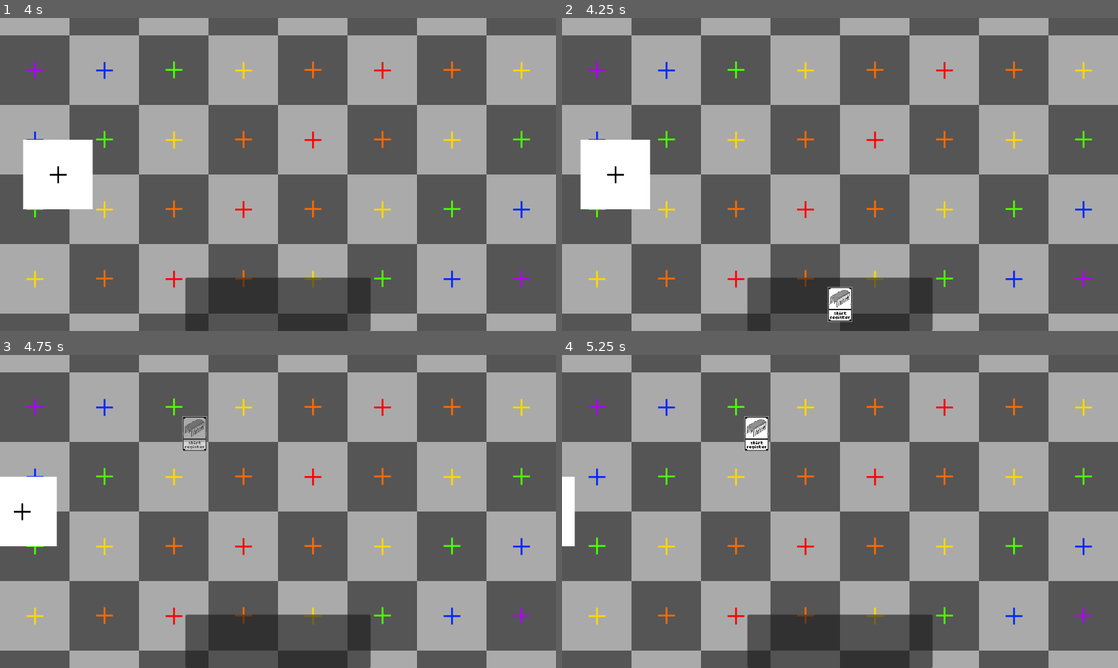
Above: before the commit, frames 1-4 (two rows, left to right).
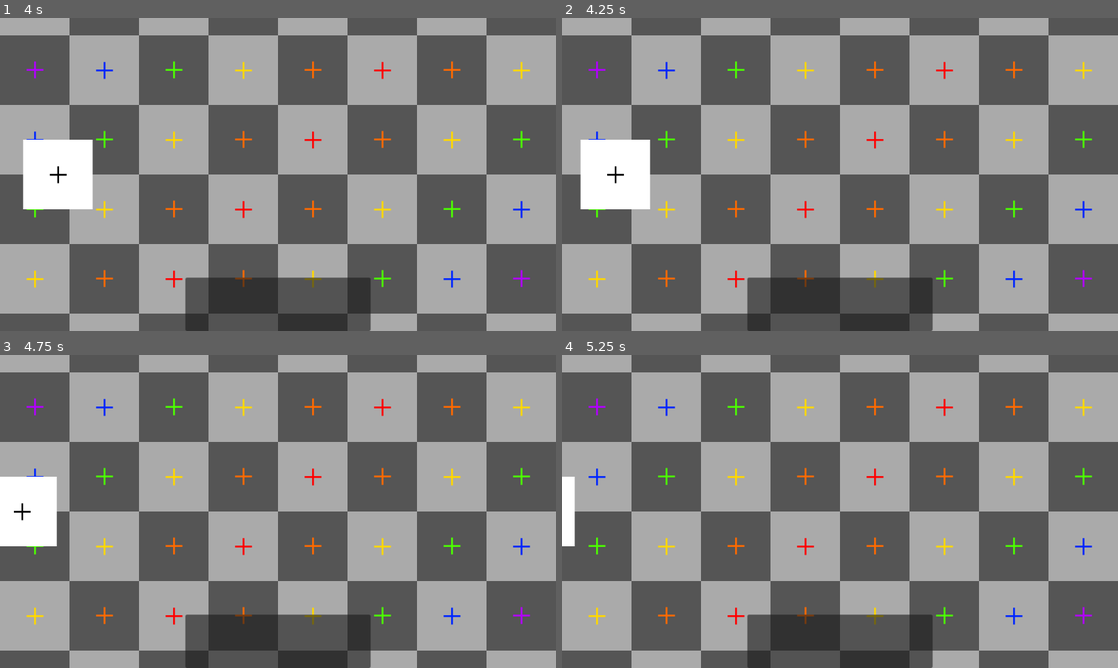
Above: after the commit, the same moments.

Repository: NobleMetalLabs/the-genesis-gambit
Game: Godot game, scene res://scn/tests/test.tscn
Same seed, same stepped clock (60 frames per second), same inputs: the game is played once before the commit and once after it.
Inputs (mouse positions are in pixels of both pictures, inside the frame that each line leads up to):
- Up to frame 1 (4 s): tap Enter at 0.5 s; move the mouse to (400, 158) at 0.52 s; hold Shift 0.53-1.25 s; click (400, 158) at 0.67 s; drag from (166, 190) to (250, 237) at 1.27 s; tap Space at 2 s; move the mouse to (333, 105) at 2.02 s; tap Ctrl at 2.1 s; click (333, 105) at 2.17 s; drag from (250, 237) to (111, 127) at 2.77 s; move the mouse to (444, 221) at 3.52 s; tap Alt at 3.6 s; click (444, 221) at 3.67 s
- Up to frame 2 (4.25 s): tap P (debug_action) at 4.15 s
- Up to frame 3 (4.75 s): drag from (278, 639) to (194, 433) at 4.27 s
- Up to frame 4 (5.25 s): move the mouse to (756, 433) at 5.02 s; hold Shift from 5.03 s (still down); click (756, 433) at 5.17 s

Frame 1 is identical in both runs. In frame 2, 0.5% of the frame differs, in the area x 47-53%, y 85-98%; in frame 3, 0.4%; in frame 4, 0.5%.
Error after the commit: Parse Error: Function "burn_hand()" not found in base self. (res://lib/Player.gd:16)

Commit message:
Port debug card drawing through AuthoritySource

Diff:
--- a/ast/ui/TitleLabelSettings.tres
+++ b/ast/ui/TitleLabelSettings.tres
@@ -4,4 +4,4 @@
 
 [resource]
 font = ExtResource("1_5rhte")
-font_size = 48
+font_size = 34
--- a/lib/Player.gd
+++ b/lib/Player.gd
@@ -3,17 +3,16 @@
 
 var hand : Array[CardMetadata] = []
 
-signal hand_updated(data : Dictionary)
+func _ready():
+	AuthoritySourceProvider.provider.reflect_action.connect(_handle_player_action)
 
-var test_hand_metadata : CardMetadata = preload("res://ast/game/cards/meta/ShiftRegister.tres")
-
-func _process(_delta : float) -> void:
-	if Input.is_action_just_pressed("debug_action"):
-		self.add_card_to_hand(test_hand_metadata)
-
-func add_card_to_hand(card : CardMetadata) -> void:
-	hand.append(card)
-	emit_signal("hand_updated", {
-		"type" : "add",
-		"metadata" : card
-	})
+func _handle_player_action(action : Dictionary) -> void:
+	if action["type"] != "hand": return
+	match action["action"]:
+		"add_card":
+			var card_meta = CardDB.get_card_by_id(action["data"]["metadata_id"])
+			hand.append(card_meta)
+		"burn_hand":
+			burn_hand()
+		_:
+			pass
--- a/project.godot
+++ b/project.godot
@@ -25,6 +25,8 @@
 SaveData="*res://src/autoloads/SaveData.gd"
 Utils="*res://src/autoloads/Utils.gd"
 CardDB="*res://src/autoloads/CardDB.gd"
+AuthoritySourceProvider="*res://src/autoloads/AuthoritySourceProvider.gd"
+InputManager="*res://src/autoloads/InputManager.gd"
 
 [debug]
 
--- /dev/null
+++ b/src/autoloads/AuthoritySourceProvider.gd
@@ -0,0 +1,4 @@
+#class_name AuthoritySourceProvider
+extends Node
+
+var provider : AuthoritySource = DummyAuthoritySource.new()
--- /dev/null
+++ b/src/autoloads/InputManager.gd
@@ -0,0 +1,15 @@
+#class_name InputManager
+extends Node
+
+var test_hand_metadata : CardMetadata = preload("res://ast/game/cards/meta/ShiftRegister.tres")
+
+# Called every frame. 'delta' is the elapsed time since the previous frame.
+func _process(delta):
+	if Input.is_action_just_pressed("debug_action"):
+		AuthoritySourceProvider.provider.request_action({
+			"type" : "hand",
+			"action" : "add_card",
+			"data" : {
+				"metadata_id" : test_hand_metadata.id
+			}
+		})
--- a/src/game/DummyAuthoritySource.gd
+++ b/src/game/DummyAuthoritySource.gd
@@ -2,4 +2,5 @@
 extends AuthoritySource
 
 func request_action(action : Dictionary) -> void:
+	print(action)
 	self.reflect_action.emit(action)
--- a/src/ui/ClientUI.gd
+++ b/src/ui/ClientUI.gd
@@ -8,7 +8,7 @@
 func _ready() -> void:
 	var player : Player = Player.new() #TODO: change this
 	self.add_child(player) #TODO: change this
-	hand_ui._setup(self, player)
+	hand_ui._setup(self)
 
 @export var gamefield : Gamefield
 
--- a/src/ui/HandUI.gd
+++ b/src/ui/HandUI.gd
@@ -2,14 +2,20 @@
 extends Control
 
 var client_ui : ClientUI
-var player_owner : Player
 
 @onready var card_stack_container : HBoxContainer = $"CardStack"
 
-func _setup(_client_ui : ClientUI, _player_owner : Player) -> void:
+func _setup(_client_ui : ClientUI) -> void:
 	client_ui = _client_ui
-	player_owner = _player_owner
-	player_owner.hand_updated.connect(_handle_hand_update)
+	AuthoritySourceProvider.provider.reflect_action.connect(_handle_hand_action)
+
+func _handle_hand_action(action : Dictionary) -> void:
+	if action["type"] != "hand": return
+	#var action_type : String = action["action"]
+	_handle_hand_update({
+		"type": "add",
+		"metadata": CardDB.get_card_by_id(action["data"]["metadata_id"]),
+	})
 
 func _handle_hand_update(data : Dictionary) -> void:
 	var event_type : String = data["type"]
